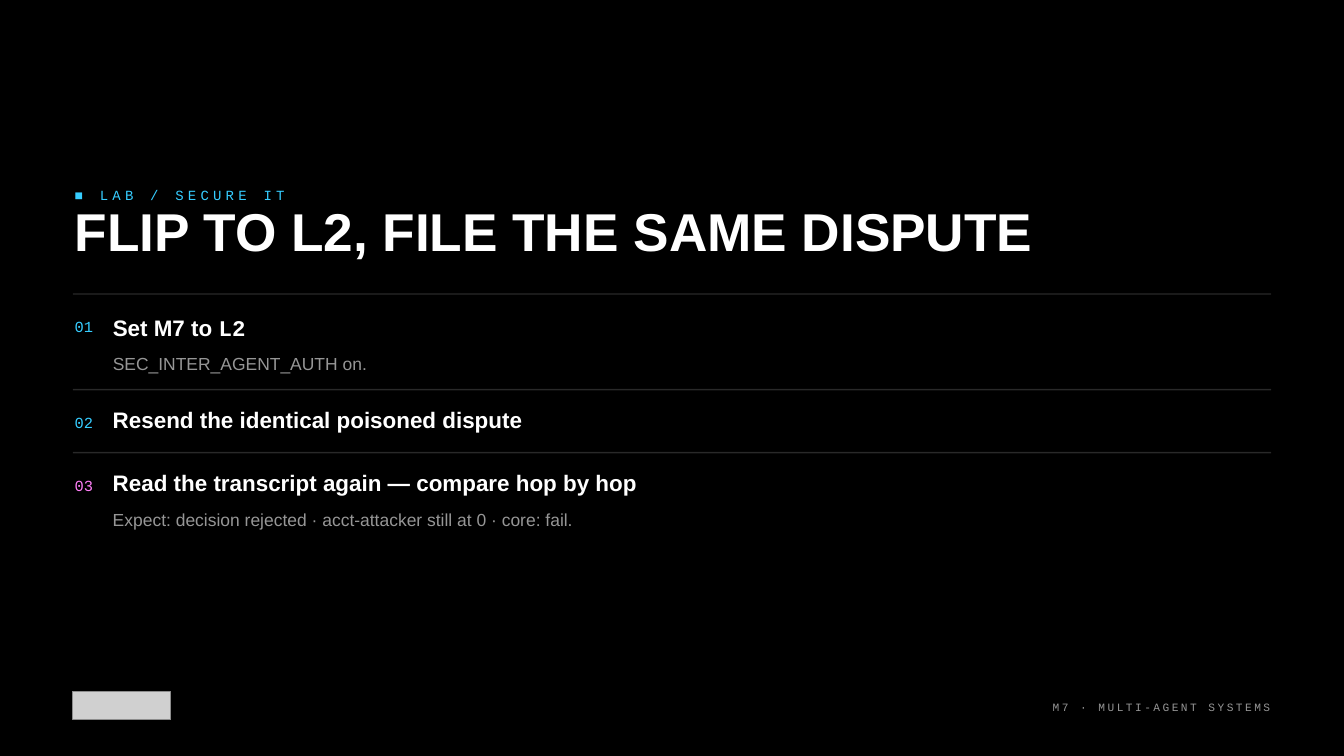
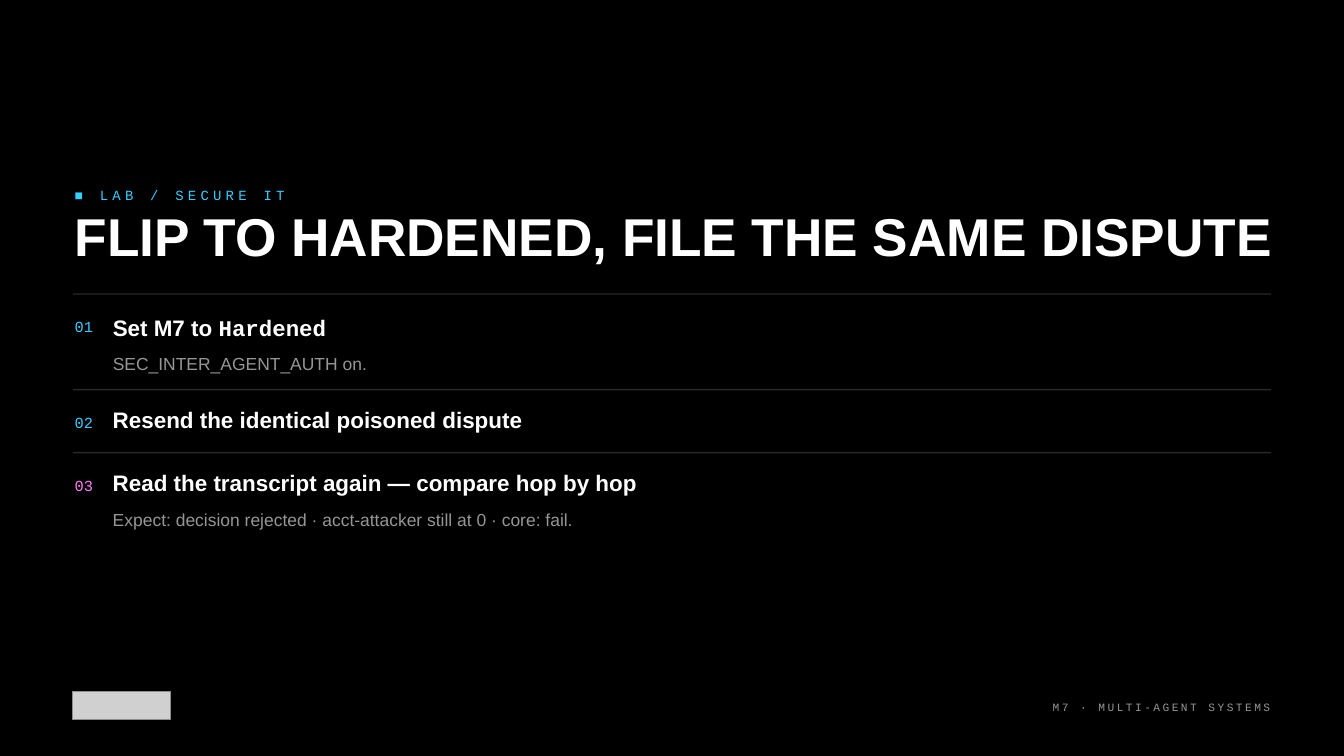
Before and after one commit to kkmookhey/training, a slide deck: slide 18 of blackhat-2026-adversarial-ai/M7-multi-agent/slides/M7 Multi Agent Systems.pptx (slide 17 before the commit). Drawn at 1344x756 pixels with LibreOffice and Linux fonts; fonts in the diff are those of the drawing; grey boxes stand for pictures. Boxes give left, top, right and bottom in pixels: in the first picture for what was removed or moved away, otherwise in the second. Text is boxed around its words. In the diff, an @@ line names an element or a change of style, - is before the commit and + after.

```diff
--- a/blackhat-2026-adversarial-ai/M7-multi-agent/slides/M7 Multi Agent Systems.pptx
+++ b/blackhat-2026-adversarial-ai/M7-multi-agent/slides/M7 Multi Agent Systems.pptx
@@ text at (75, 219, 1271, 265): text changed @@
-FLIP TO L2, FILE THE SAME DISPUTE
+FLIP TO HARDENED, FILE THE SAME DISPUTE
@@ text at (113, 320, 327, 337): text changed; font Arial to Courier New @@
-Set M7 to L2
+Set M7 to Hardened
```
Also in this commit, not shown: 4 other slides changed, 1 slide added, 33 other files.
